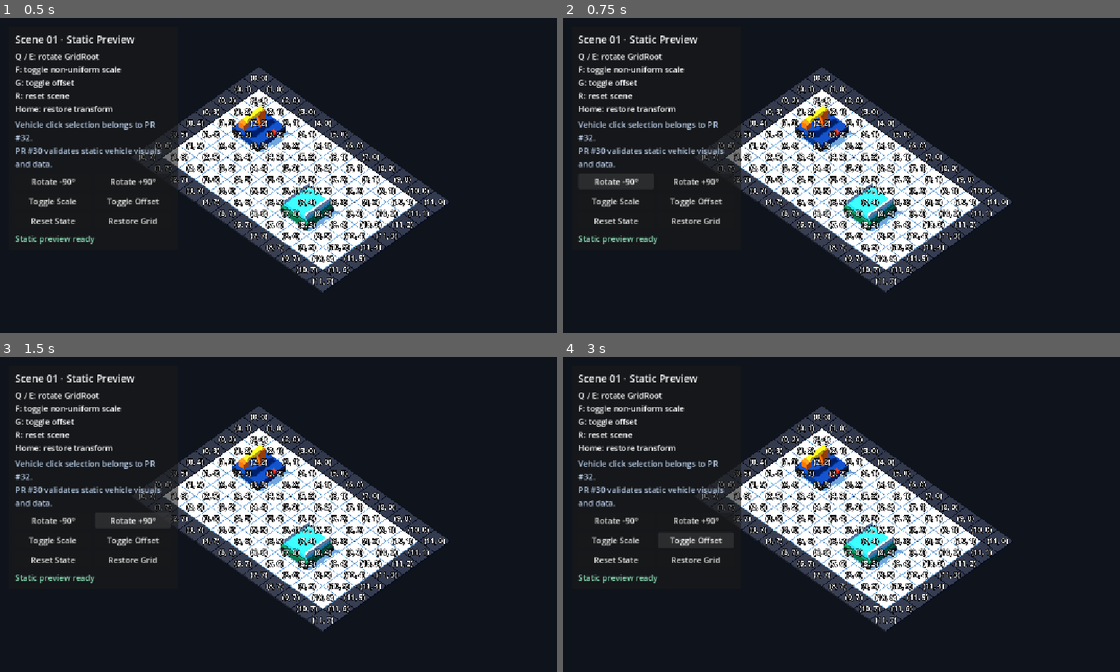
Above: before the commit, frames 1-4 (two rows, left to right).
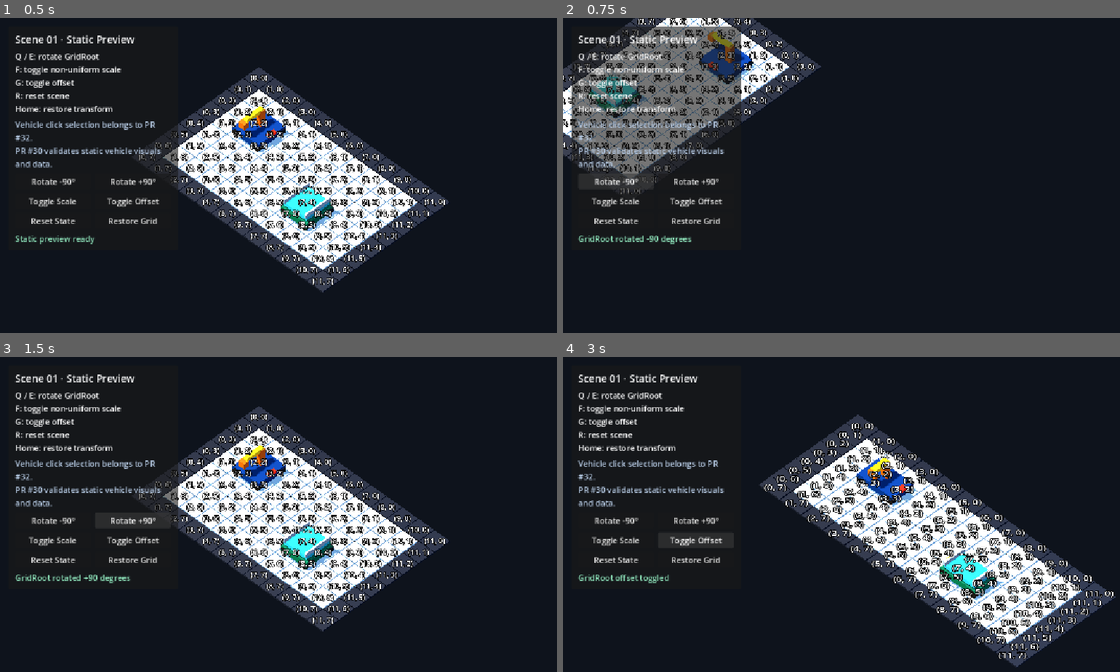
Above: after the commit, the same moments.

Repository: Ri0n72Y/automata
Game: Godot game, scene res://scenes/scene_01/scene_01_basic_packing.tscn
Two runs of this game, one before a commit and one after it. Both use one fixed random seed, a clock stepped at 60 frames per second and the inputs below.
Inputs:
- Up to frame 1 (0.5 s): no input
- Up to frame 2 (0.75 s): click "Rotate -90°" at 0.5 s
- Up to frame 3 (1.5 s): click "Rotate +90°" at 1.25 s
- Up to frame 4 (3 s): click "Toggle Scale" at 2 s; click "Toggle Offset" at 2.75 s

Frame 1 is identical in both runs. In frame 2, 29% of the frame differs, in the area x 0-81%, y 0-88%; in frame 3, 0.3%; in frame 4, 24%.
Error before the commit: Parse Error: Expected indented block after match pattern block. (res://scripts/scene_01/scene_01_manual_controls.gd:15)

Commit message:
[codex]fix(scene-01): tighten manual control input typing

Diff:
--- a/scripts/scene_01/scene_01_manual_controls.gd
+++ b/scripts/scene_01/scene_01_manual_controls.gd
@@ -9,21 +9,24 @@
 
 
 func _unhandled_key_input(event: InputEvent) -> void:
-	if not event is InputEventKey or not event.pressed or event.echo:
+	if not (event is InputEventKey):
 		return
-	match event.keycode:
+	var key_event := event as InputEventKey
+	if not key_event.pressed or key_event.echo:
+		return
+	match key_event.keycode:
 		KEY_R:
-		_on_reset_pressed()
+			_on_reset_pressed()
 		KEY_Q:
-		_call_scene_action("preview_rotate_grid", [-1])
+			_call_scene_action("preview_rotate_grid", [-1])
 		KEY_E:
-		_call_scene_action("preview_rotate_grid", [1])
+			_call_scene_action("preview_rotate_grid", [1])
 		KEY_F:
-		_on_scale_pressed()
+			_on_scale_pressed()
 		KEY_G:
-		_on_offset_pressed()
+			_on_offset_pressed()
 		KEY_HOME:
-		_on_restore_pressed()
+			_on_restore_pressed()
 
 
 func _on_reset_pressed() -> void:
